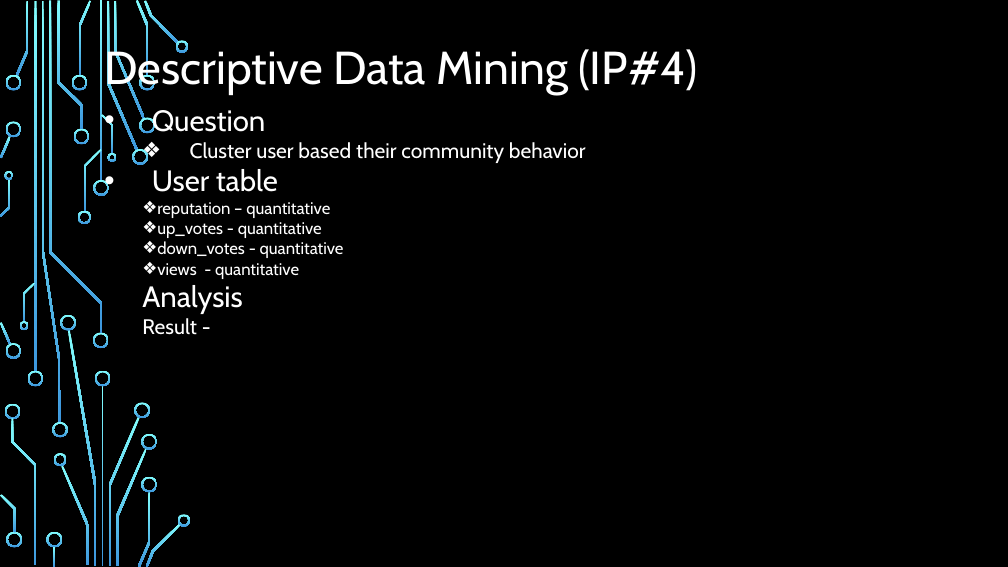
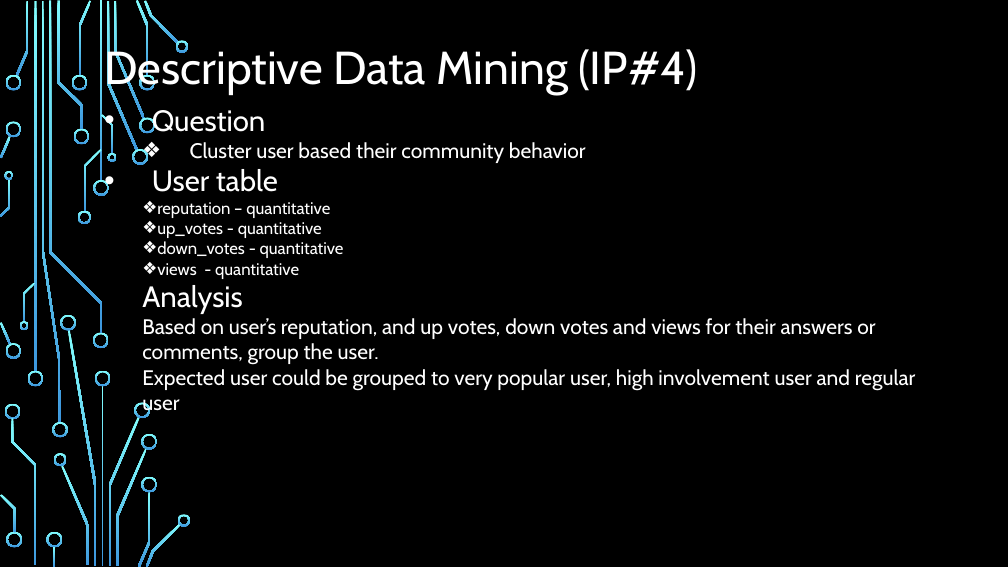
Before and after one commit to billyean/anna, a slide deck: slide 9 of Data Analytics and Information Virtualization Project.pptx. Drawn at 1008x567 pixels with LibreOffice and Linux fonts; fonts in the diff are those of the drawing; background and template pictures are left out. Boxes give left, top, right and bottom in pixels: in the first picture for what was removed or moved away, otherwise in the second. Text is boxed around its words. In the diff, an @@ line names an element or a change of style, - is before the commit and + after.

```diff
--- a/Data Analytics and Information Virtualization Project.pptx
+++ b/Data Analytics and Information Virtualization Project.pptx
@@ text at (x1=142, y1=318, x2=916, y2=416): text changed @@
-  Result -
+  Based on user’s reputation, and up votes, down votes and views for their answers or comments, group the user.
+  Expected user could be grouped to very popular user, high involvement user and regular user
```
Also in this commit, not shown: 1 other slide changed, 6 other files.
